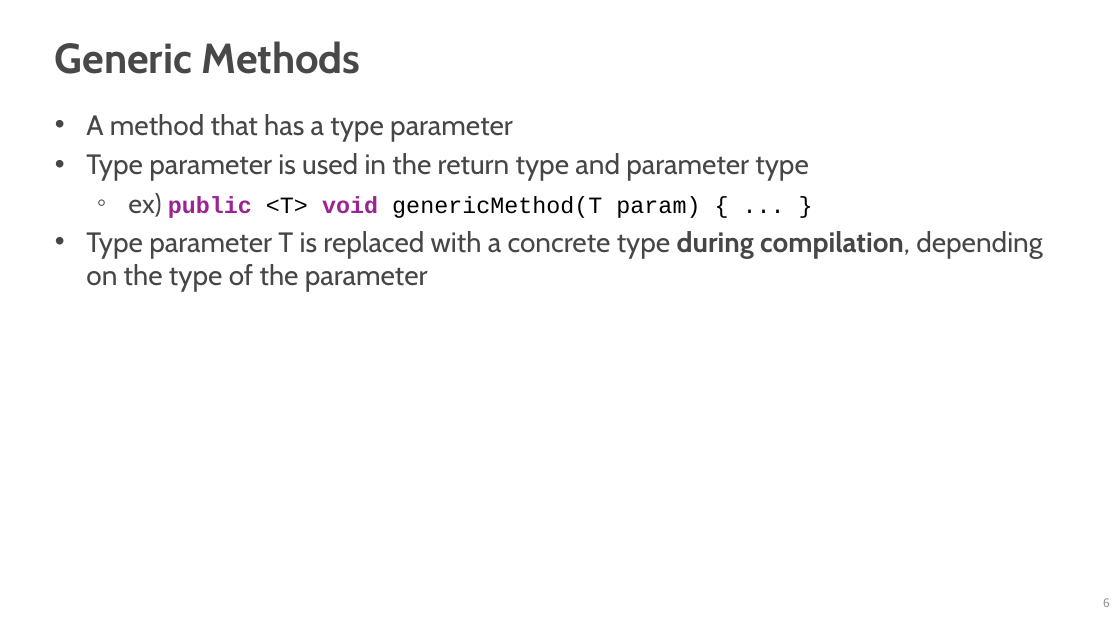
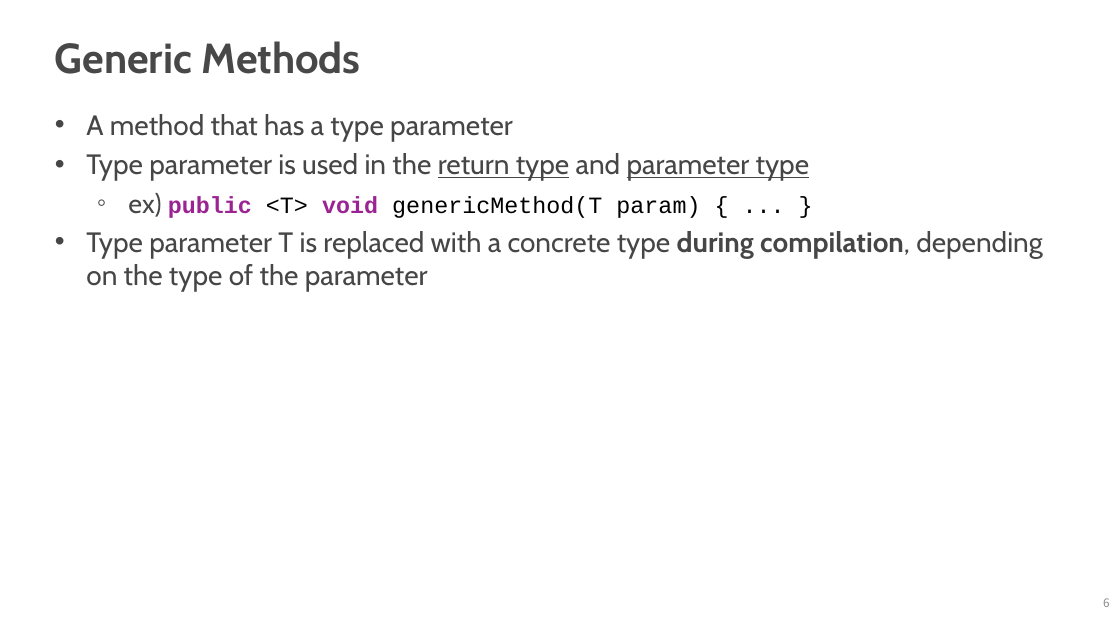
Before and after one commit to iklee99/JavaClass, a slide deck: slide 6 of slides/09_2_Generics.pptx. Drawn at 1120x630 pixels with LibreOffice and Linux fonts; fonts in the diff are those of the drawing. Boxes give left, top, right and bottom in pixels: in the first picture for what was removed or moved away, otherwise in the second. Text is boxed around its words. In the diff, an @@ line names an element or a change of style, - is before the commit and + after.

```diff
--- a/slides/09_2_Generics.pptx
+++ b/slides/09_2_Generics.pptx
@@ text at (86,153,809,181): underline on in "return type parameter type" @@
```
Also in this commit, not shown: 2 other slides changed, 4 other files.
